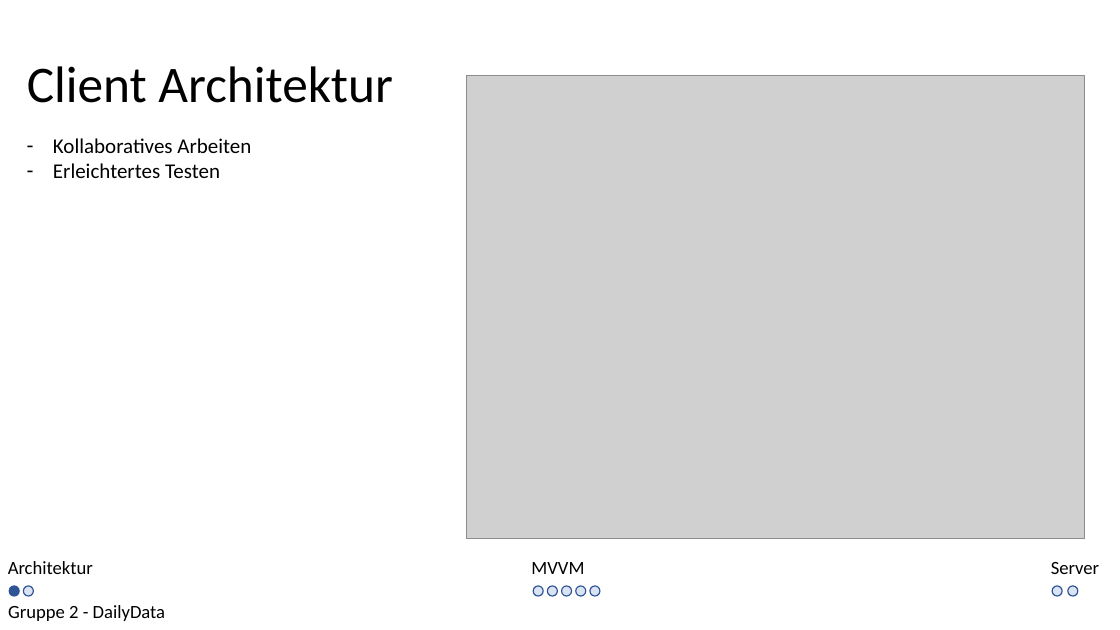
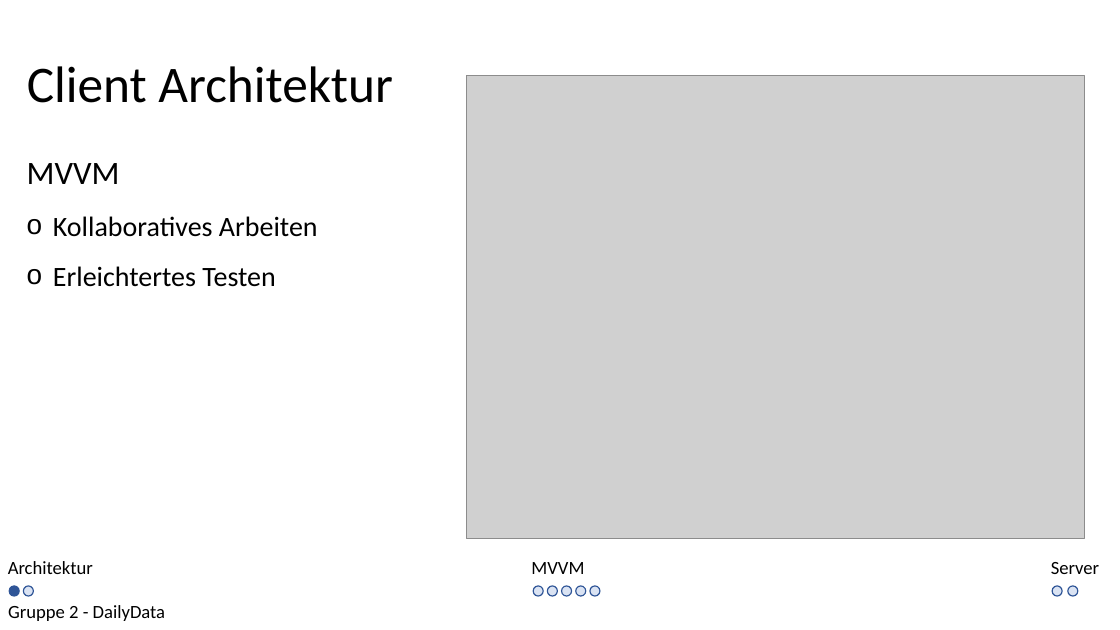
Before and after one commit to kittyahy/PSEAppGruppe2, a slide deck: slide 2 of Praesentationen/02-Entwurfsphase/Entwurf Präsentation.pptx. Drawn at 1120x630 pixels with LibreOffice and Linux fonts; fonts in the diff are those of the drawing; grey boxes stand for pictures. Boxes give left, top, right and bottom in pixels: in the first picture for what was removed or moved away, otherwise in the second. Text is boxed around its words. In the diff, an @@ line names an element or a change of style, - is before the commit and + after.

```diff
--- a/Praesentationen/02-Entwurfsphase/Entwurf Präsentation.pptx
+++ b/Praesentationen/02-Entwurfsphase/Entwurf Präsentation.pptx
@@ text at (x1=27, y1=163, x2=120, y2=184): paragraph added @@
+MVVM
@@ text at (x1=53, y1=216, x2=318, y2=287): size 18 to 24 pt; bullet - to o; line spacing 1 to 1.5 @@
```
Also in this commit, not shown: 2 other slides changed.
